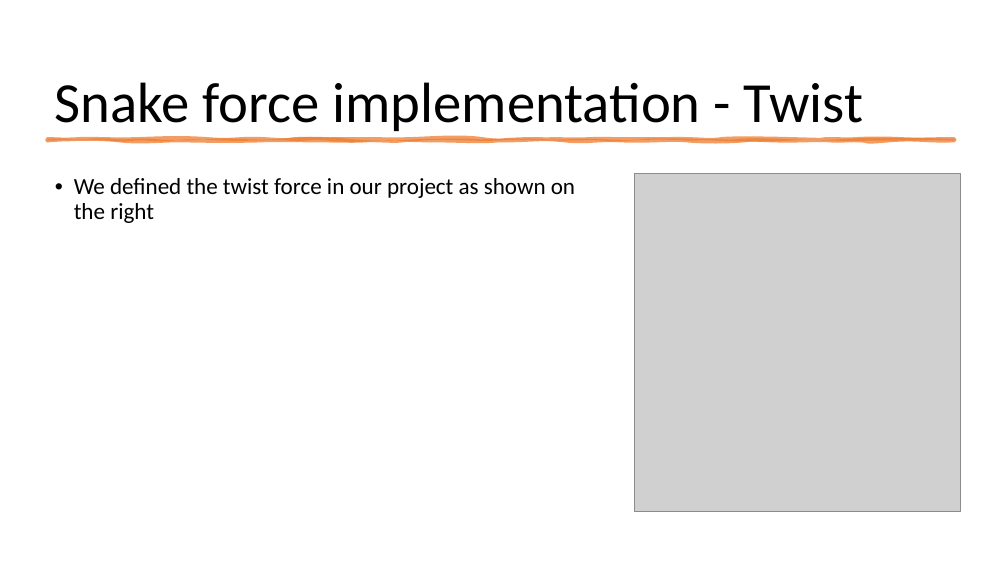
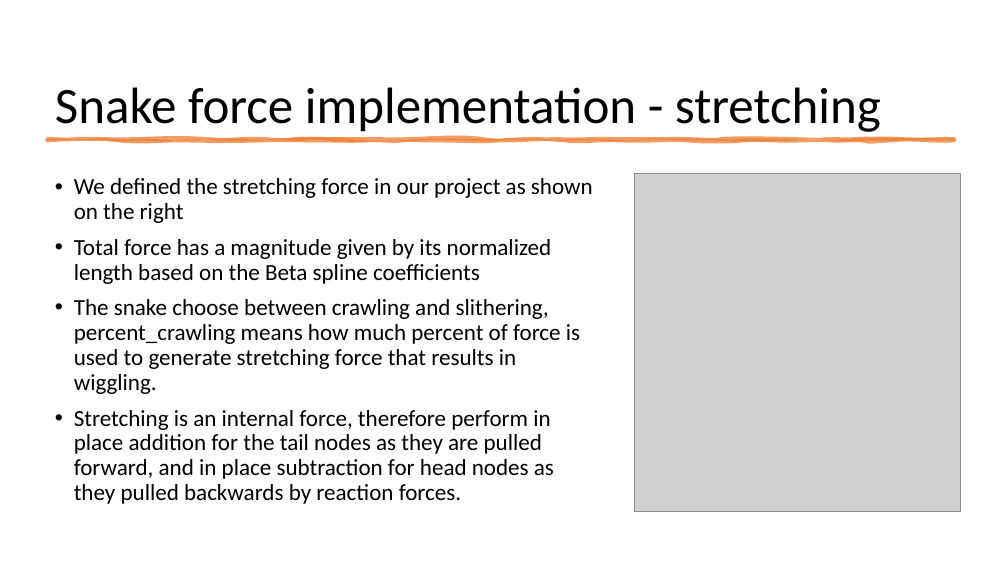
Before and after one commit to Raymond1415926/Slithering-Wiggling-Snake, a slide deck: slide 4 of Optimizing Gait.pptx. Drawn at 1008x567 pixels with LibreOffice and Linux fonts; fonts in the diff are those of the drawing; grey boxes stand for pictures. Boxes give left, top, right and bottom in pixels: in the first picture for what was removed or moved away, otherwise in the second. Text is boxed around its words. In the diff, an @@ line names an element or a change of style, - is before the commit and + after.

```diff
--- a/Optimizing Gait.pptx
+++ b/Optimizing Gait.pptx
@@ title at box(55, 87, 881, 132): text changed; size 54 to 48.6 pt @@
-Snake force implementation - Twist
+Snake force implementation - stretching
@@ text at box(74, 178, 593, 504): text changed @@
-• We defined the twist force in our project as shown on the right
+• We defined the stretching force in our project as shown on the right
+• Total force has a magnitude given by its normalized length based on the Beta spline coefficients
+• The snake choose between crawling and slithering, percent_crawling means how much percent of force is used to generate stretching force that results in wiggling.
+• Stretching is an internal force, therefore perform in place addition for the tail nodes as they are pulled forward, and in place subtraction for head nodes as they pulled backwards by reaction forces.
```
Also in this commit, not shown: 4 other slides changed, 2 other files.
